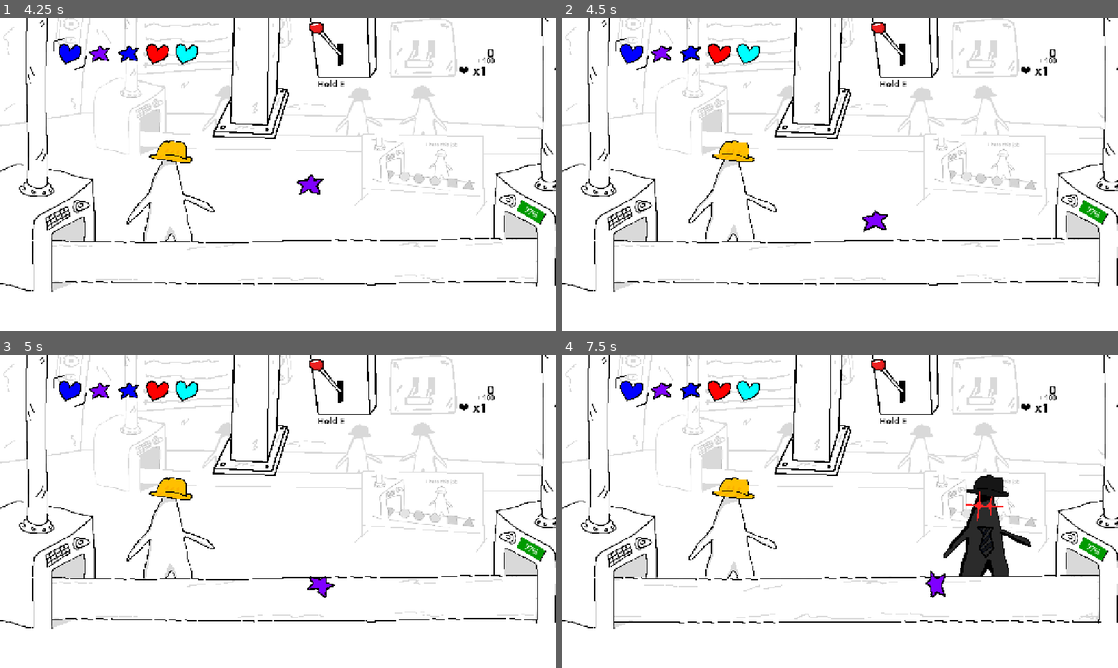
Above: before the commit, frames 1-4 (two rows, left to right).
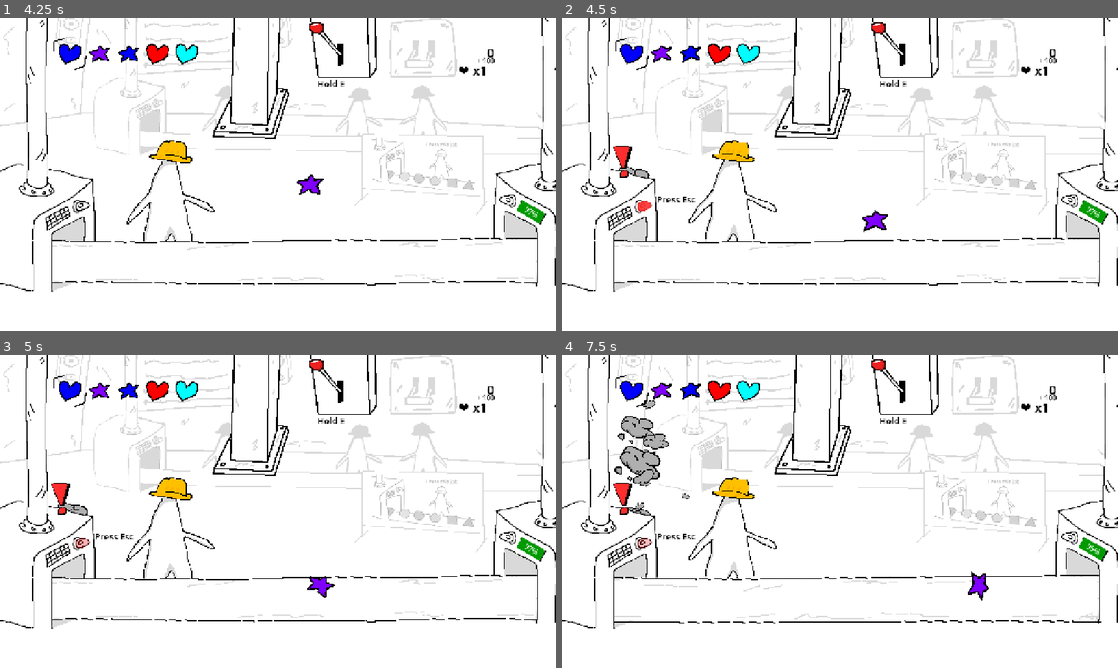
Above: after the commit, the same moments.

Repository: Kuatik/new-game-project
Game: Godot game, scene res://scenes/main.tscn
The game is run twice, just before and just after one commit, with the same random seed, the same clock (stepped at 60 frames per second) and the same inputs.
Inputs (mouse positions are in pixels of both pictures, inside the frame that each line leads up to):
- Up to frame 1 (4.25 s): tap Enter (ui_accept) at 0.5, 0.77 s; move the mouse to (400, 158) at 0.52 s; hold E (lever_press) 0.53-1.25 s; click (400, 158) at 0.67 s; drag from (166, 190) to (272, 259) at 1.27 s; move the mouse to (333, 105) at 2.02 s; hold E (lever_press) 2.03-2.75 s; click (333, 105) at 2.17 s; drag from (250, 237) to (111, 127) at 2.77 s; drag from (5, 249) to (305, 174) at 3.52 s
- Up to frame 2 (4.5 s): drag from (673, 127) to (873, 187) at 4.27 s
- Up to frame 3 (5 s): no input
- Up to frame 4 (7.5 s): move the mouse to (867, 511) at 5.02 s; hold E (lever_press) 5.03-5.75 s; click (867, 511) at 5.17 s; drag from (756, 433) to (728, 527) at 5.77 s; move the mouse to (962, 495) at 6.52 s; hold E (lever_press) 6.53-7.25 s; click (962, 495) at 6.67 s; tap Enter (ui_accept) at 6.77 s; drag from (728, 527) to (834, 596) at 7.27 s

Frame 1 is identical in both runs. In frame 2, 0.4% of the frame differs, in the area x 9-24%, y 40-62%; in frame 3, 0.4%; in frame 4, 4.2%, in the area x 9-98%, y 14-79%.

Commit message:
Add glass hit SFX and play on destroy
Add universfield-glass-hit-192119.mp3 and its Godot .import. Register the audio as an AudioStream ext_resource in main.tscn and add an AudioStreamPlayer2D node (DestroySound) under Press/Area2D with volume adjusted. Update scripts/press.gd to expose destroy_sound and play it when a DraggableShape is destroyed. Also include a minor newline fix in data/save_data.json.

Diff:
--- a/data/save_data.json
+++ b/data/save_data.json
@@ -8,6 +8,8 @@
 		0.0,
 		0.0,
 		0.0,
+		0.0,
+		0.0,
 		0
 	]
 }
--- a/scenes/events/boss_black.gd
+++ b/scenes/events/boss_black.gd
@@ -113,6 +113,10 @@
 		mop.playing = false
 		if shits_to_clean <= 0:
 			stop_event()
+	#print("YOU ARE TOUCHIN THE SHIT")
+
+
+func _play_sound():
 	print("YOU ARE TOUCHIN THE SHIT")
 
 
@@ -134,6 +138,7 @@
 			shit.texture = texture
 			shit.set_meta("hits", 0)
 			shit.mouse_entered.connect(_on_mouse_entered_shit.bind(shit))
+			#shit.get_node("Area2D").mouse_entered.connect(_play_sound)
 			point.add_child(shit)
 			shits.append(shit)
 			shits_to_clean += 1
--- a/scenes/events/shit.tscn
+++ b/scenes/events/shit.tscn
@@ -22,7 +22,7 @@
 [node name="Area2D" type="Area2D" parent="." unique_id=355595210]
 visible = false
 position = Vector2(23.5, 23)
-scale = Vector2(2.55, 2.55)
+scale = Vector2(5, 5)
 
 [node name="CollisionShape2D" type="CollisionShape2D" parent="Area2D" unique_id=1983132966]
 shape = SubResource("CircleShape2D_1iq13")
--- a/scenes/main.tscn
+++ b/scenes/main.tscn
@@ -16,6 +16,7 @@
 [ext_resource type="Texture2D" uid="uid://3asmsxi5pj7u" path="res://assets/bg/Press.png" id="13_trceg"]
 [ext_resource type="Texture2D" uid="uid://da84vvo5kklqd" path="res://assets/bg/Press lever.png" id="14_a8y0u"]
 [ext_resource type="Texture2D" uid="uid://bt424vykejhs" path="res://assets/bg/Press lever block.png" id="15_dp3eg"]
+[ext_resource type="AudioStream" uid="uid://iv340uai6put" path="res://assets/sound_effects/universfield-glass-hit-192119.mp3" id="15_vchkt"]
 [ext_resource type="Texture2D" uid="uid://cwdo4k5n0cner" path="res://assets/bg/ProgressBar/progress-bar-circle.png" id="16_jbj1t"]
 [ext_resource type="Texture2D" uid="uid://cln5545bnny3w" path="res://assets/bg/ProgressBar/progress-bar-frame.png" id="17_muem4"]
 [ext_resource type="Texture2D" uid="uid://ce4sop35fyth7" path="res://assets/bg/Press lever 2.png" id="19_0ld40"]
@@ -35,10 +36,12 @@
 [ext_resource type="Texture2D" uid="uid://c1tdcj0e4uf7j" path="res://assets/allat_of_things/Smoke 1.png" id="29_dgi5k"]
 [ext_resource type="Texture2D" uid="uid://bw351il12g0k5" path="res://assets/allat_of_things/Znak3d.png" id="29_fv21b"]
 [ext_resource type="Material" uid="uid://bq6aicopp8pbh" path="res://assets/smoke_tres/new_particle_process_material.tres" id="29_j8jky"]
+[ext_resource type="AudioStream" uid="uid://br0yl42q1rpqr" path="res://assets/sound_effects/freesound_community-fuse-box-klick-106954.mp3" id="29_vc5cj"]
 [ext_resource type="PackedScene" uid="uid://d1pvvbvq0d2um" path="res://scenes/fix_machine.tscn" id="30_tel4y"]
 [ext_resource type="Material" uid="uid://b8j22b3yclcx6" path="res://assets/smoke_tres/2_smaller.tres" id="31_kmb1v"]
 [ext_resource type="Script" uid="uid://pvpeqou41vgj" path="res://scenes/events/boss_black.gd" id="37_fuf3a"]
 [ext_resource type="Texture2D" uid="uid://815caiyulxc1" path="res://assets/allat_of_things/Boss Black.png" id="38_5poiv"]
+[ext_resource type="AudioStream" uid="uid://cluhpik6nsst" path="res://assets/sound_effects/bip.mp3" id="38_txyw0"]
 [ext_resource type="Texture2D" uid="uid://bx2eiycspnivf" path="res://assets/allat_of_things/Boss Black 2.png" id="39_2cjbq"]
 [ext_resource type="Texture2D" uid="uid://dbq3cwbj6pawr" path="res://assets/allat_of_things/Boss Black 3.png" id="40_chjal"]
 [ext_resource type="Texture2D" uid="uid://0n6fh1bvww5h" path="res://assets/allat_of_things/Boss.png" id="41_cjqg0"]
@@ -732,6 +735,10 @@
 position = Vector2(-10.75, 2.5)
 shape = SubResource("RectangleShape2D_a8y0u")
 
+[node name="DestroySound" type="AudioStreamPlayer2D" parent="Press/Area2D" unique_id=2072204799]
+stream = ExtResource("15_vchkt")
+volume_db = -6.753
+
 [node name="Lever" type="Node2D" parent="Press" unique_id=1738501484]
 position = Vector2(1089, 60)
 
@@ -847,7 +854,6 @@
 grow_vertical = 2
 mouse_filter = 2
 script = ExtResource("21_yc10j")
-Enabled = false
 spawn_timer = NodePath("../../SpawnTimer")
 hold_duration = 1.0
 
@@ -943,6 +949,9 @@
 [node name="Audio" type="AudioStreamPlayer2D" parent="Events/Lights" unique_id=1363996439]
 stream = ExtResource("26_5q0nq")
 
+[node name="TurnOnSound" type="AudioStreamPlayer2D" parent="Events/Lights" unique_id=1415187056]
+stream = ExtResource("29_vc5cj")
+
 [node name="ElectricityCrash" type="Control" parent="Events" unique_id=1878803399]
 layout_mode = 1
 anchors_preset = 15
@@ -952,7 +961,6 @@
 grow_vertical = 2
 mouse_filter = 2
 script = ExtResource("24_2wyq8")
-Enabled = false
 
 [node name="GPUParticles2D" type="GPUParticles2D" parent="Events/ElectricityCrash" unique_id=619549848]
 z_index = -2
@@ -1029,6 +1037,10 @@
 layout_mode = 1
 metadata/_edit_use_anchors_ = true
 
+[node name="beeping" type="AudioStreamPlayer2D" parent="Events/ElectricityCrash" unique_id=520773785]
+stream = ExtResource("38_txyw0")
+parameters/looping = true
+
 [node name="BonusLives" type="Control" parent="Events" unique_id=2024648769 node_paths=PackedStringArray("main")]
 anchors_preset = 0
 offset_right = 40.0
--- a/scripts/events/electricity_crash.gd
+++ b/scripts/events/electricity_crash.gd
@@ -3,6 +3,9 @@
 signal event_finished
 
 @export var Enabled: bool = true
+
+@onready var beeping: AudioStreamPlayer2D = $beeping
+
 
 @onready var spawn_timer: Timer = $"../../SpawnTimer"
 @onready var gpu_particles_2d: GPUParticles2D = $GPUParticles2D
@@ -45,6 +48,7 @@
 	gpu_particles_2d2.emitting = true
 	bulb_texture.visible = true
 	spawn_timer.paused = true
+	beeping.playing = true
 	fix_machine.game_completed.connect(stop_event)
 	fix_machine.start_game()
 
@@ -59,5 +63,7 @@
 	fix_machine.hide()
 	#emit_signal("event_finished")
 	fix_machine.game_completed.disconnect(stop_event)
+	beeping.playing = false
+
 	event_finished.emit()
 	print("event_finished.emit()")
--- a/scripts/events/lights.gd
+++ b/scripts/events/lights.gd
@@ -8,6 +8,7 @@
 @onready var conveyor: Area2D = %conveyor
 @onready var lever_progress: TextureProgressBar = $LightLever/LeverProgress
 @onready var audio: AudioStreamPlayer2D = $Audio
+@onready var turn_on_sound: AudioStreamPlayer2D = $TurnOnSound
 
 #endregion
 
@@ -51,6 +52,7 @@
 		current_hold += delta
 		lever_progress.value = current_hold
 		if current_hold >= hold_duration:
+			turn_on_sound.playing = true
 			stop_event()
 			holding = false
 	else:
--- a/scripts/press.gd
+++ b/scripts/press.gd
@@ -7,6 +7,7 @@
 @onready var audio: AudioStreamPlayer2D = $Audio
 
 @onready var lever_cooldown: Timer = $Lever/LeverCooldown
+@onready var destroy_sound: AudioStreamPlayer2D = $Area2D/DestroySound
 
 var event_active: bool = false
 
@@ -59,6 +60,7 @@
 func _on_area_2d_body_entered(body: Node2D) -> void:
 	if body is DraggableShape:
 		body.destroy()
+		destroy_sound.playing = true
 
 
 func _on_lever_cooldown_timeout() -> void:
Not shown, added: assets/sound_effects/bip.mp3.import
Not shown, added: assets/sound_effects/freesound_community-fuse-box-klick-106954.mp3.import
Not shown, added: assets/sound_effects/universfield-glass-hit-192119.mp3.import
Not shown, added: assets/sound_effects/bip.mp3
Not shown, added: assets/sound_effects/freesound_community-fuse-box-klick-106954.mp3
Not shown, added: assets/sound_effects/universfield-glass-hit-192119.mp3
